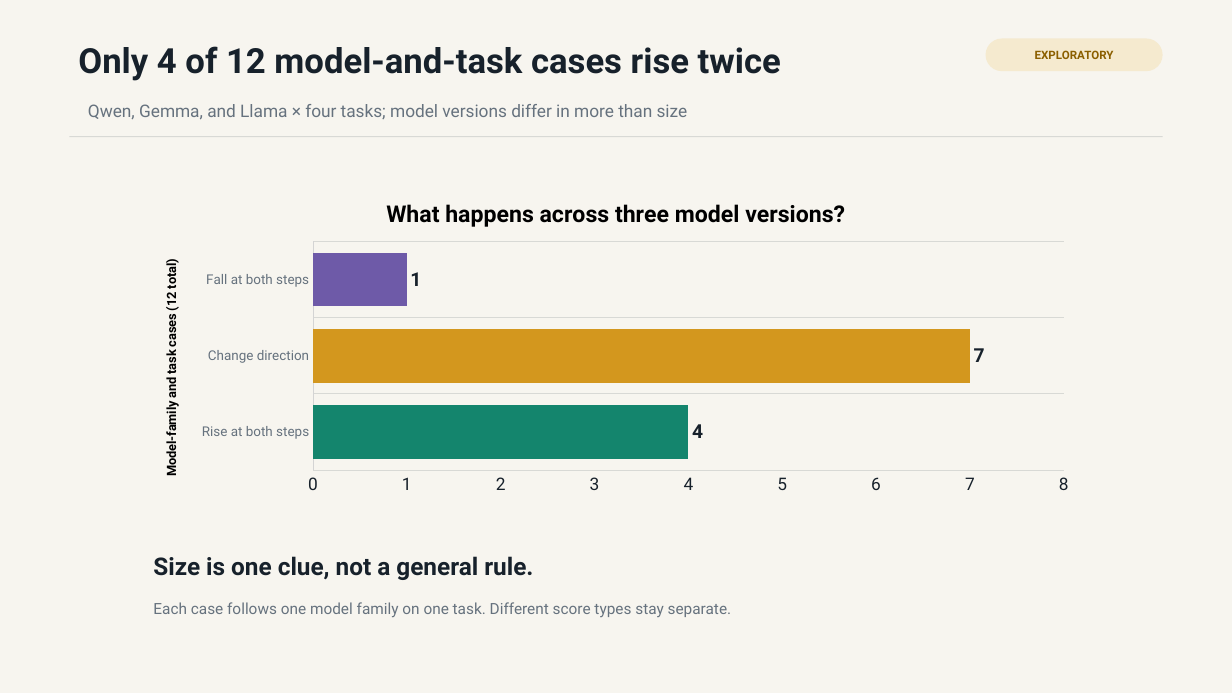
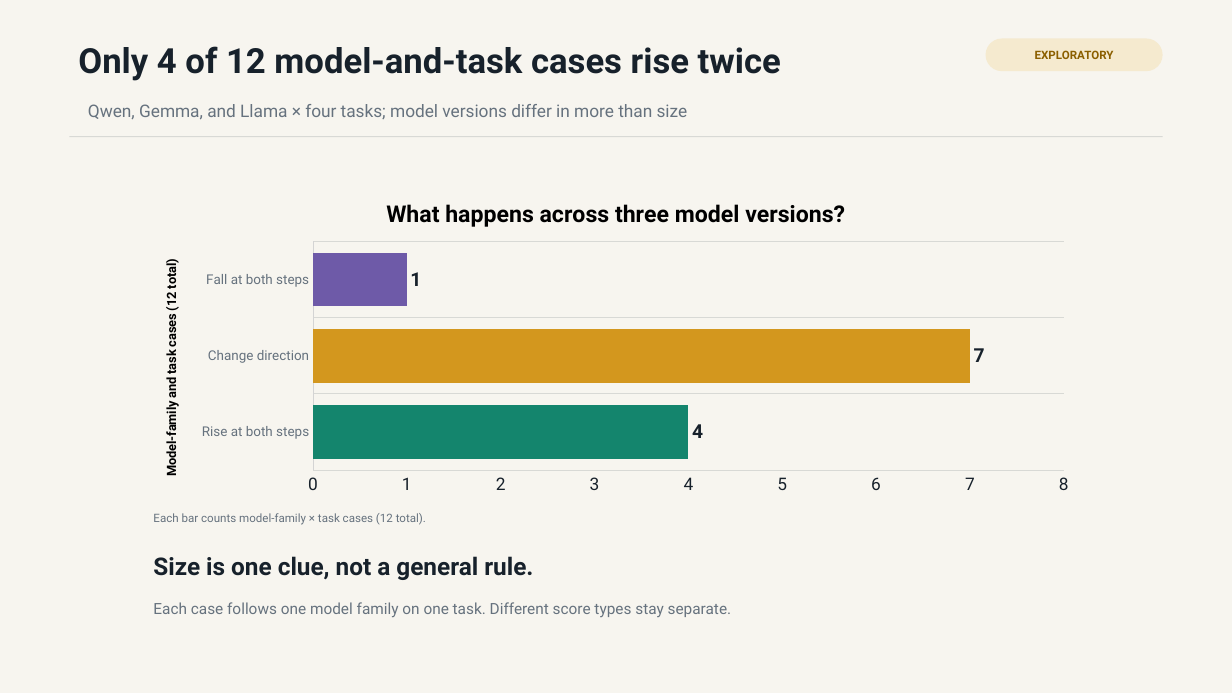
Before and after one commit to hanzhenzhujene/cei-moral-psychology-results-brief, a slide deck: slide 4 of slides/cei-moral-psychology-results-deck.pptx. Drawn at 1232x693 pixels with LibreOffice and Linux fonts; fonts in the diff are those of the drawing. Boxes give left, top, right and bottom in pixels: in the first picture for what was removed or moved away, otherwise in the second. Text is boxed around its words. In the diff, an @@ line names an element or a change of style, - is before the commit and + after.

```diff
--- a/slides/cei-moral-psychology-results-deck.pptx
+++ b/slides/cei-moral-psychology-results-deck.pptx
@@ text added at [153, 513, 426, 525], 9 pt, text #66727E @@
+Each bar counts model-family × task cases (12 total).
```
Also in this commit, not shown: 4 other slides changed, 19 other files.
